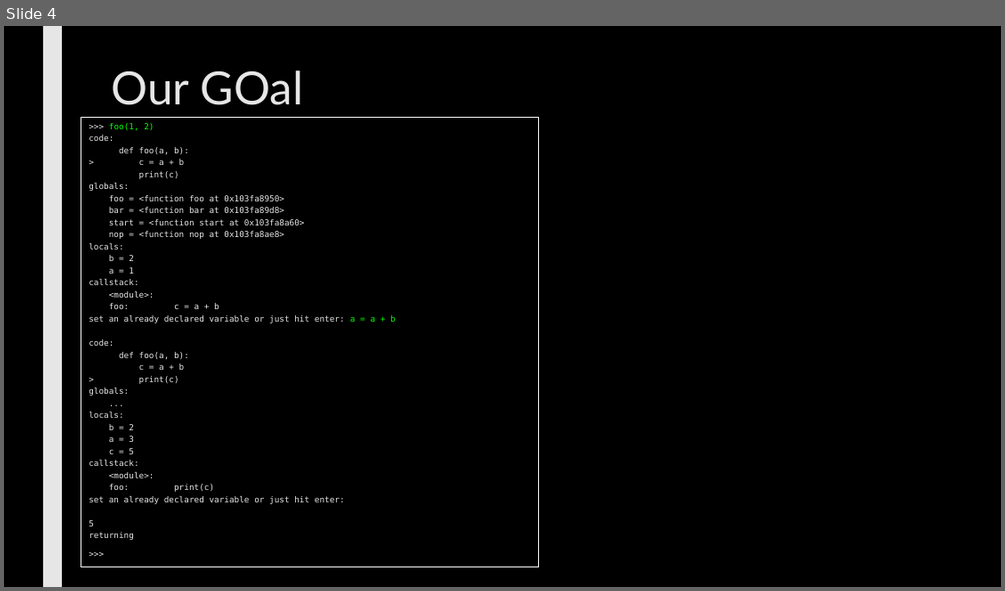
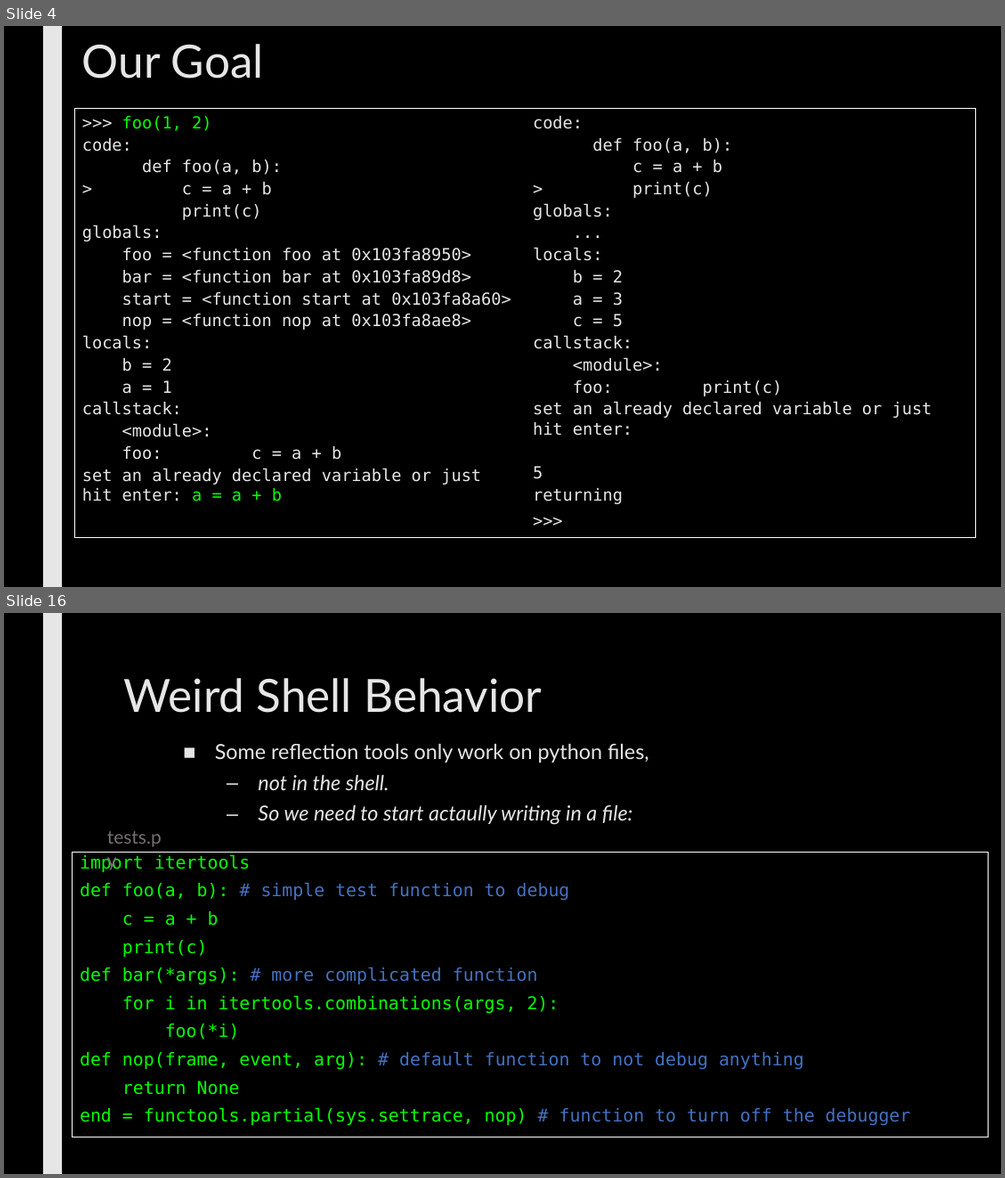
Before and after one commit to max7patek/metaprogramming, a slide deck: slides/06-PythonReflection.pptx. Shown one above the other, each under a label of ours: slide 4 before the commit, slides 4 and 16 after it; the slides between them are not shown. The pictures are 1005x591 and 1005x1178 pixels, drawn with LibreOffice and Linux fonts; fonts in the diff are those of the drawing. Boxes give left, top, right and bottom in pixels: in the first picture for what was removed or moved away, otherwise in the second. Text is boxed around its words. In the diff, an @@ line names an element or a change of style, - is before the commit and + after.

Commit message:
Finished draft of Python Reflection.

```diff
--- a/slides/06-PythonReflection.pptx
+++ b/slides/06-PythonReflection.pptx
@@ slide 16 added at (4, 613, 1001, 1174), background #000000; not listed: 1 template element that a slide beside it also shows @@
@@ title added at (123, 678, 542, 713), 44 pt, text #E7E6E6 @@
+Weird Shell Behavior
@@ text added at (215, 743, 649, 825), 20 pt, text #E7E6E6, italic @@
+■ Some reflection tools only work on python files,
+  – not in the shell.
+  – So we need to start actaully writing in a file:
@@ rectangle added at (72, 852, 988, 1137), outline #FFFFFF 0.75 pt, 17 pt, text #05FF00 @@
+import itertools
+def foo(a, b): # simple test function to debug
+c = a + b
+print(c)
+def bar(*args): # more complicated function
+for i in itertools.combinations(args, 2):
+foo(*i)
+def nop(frame, event, arg): # default function to not debug anything
+return None
+end = functools.partial(sys.settrace, nop) # function to turn off the debugger
@@ text added at (107, 831, 162, 847), 18 pt, text #767171 @@
+tests.py
@@ slide 4 changed as well @@
@@ title at (82, 44, 264, 79): text changed @@
-Our GOal
+Our Goal
@@ rectangle ">>> foo(1, 2)": place and size @@
-rectangle ">>> foo(1, 2)" at (81, 118, 538, 566)
+rectangle ">>> foo(1, 2)" at (75, 108, 976, 538)
@@ rectangle ">>> foo(1, 2)" at (75, 108, 976, 538): size 8 to 16 pt; columns 1 to 2 @@
```
Also in this commit, not shown: 2 other slides changed, 26 other slides added, 1 other file.
